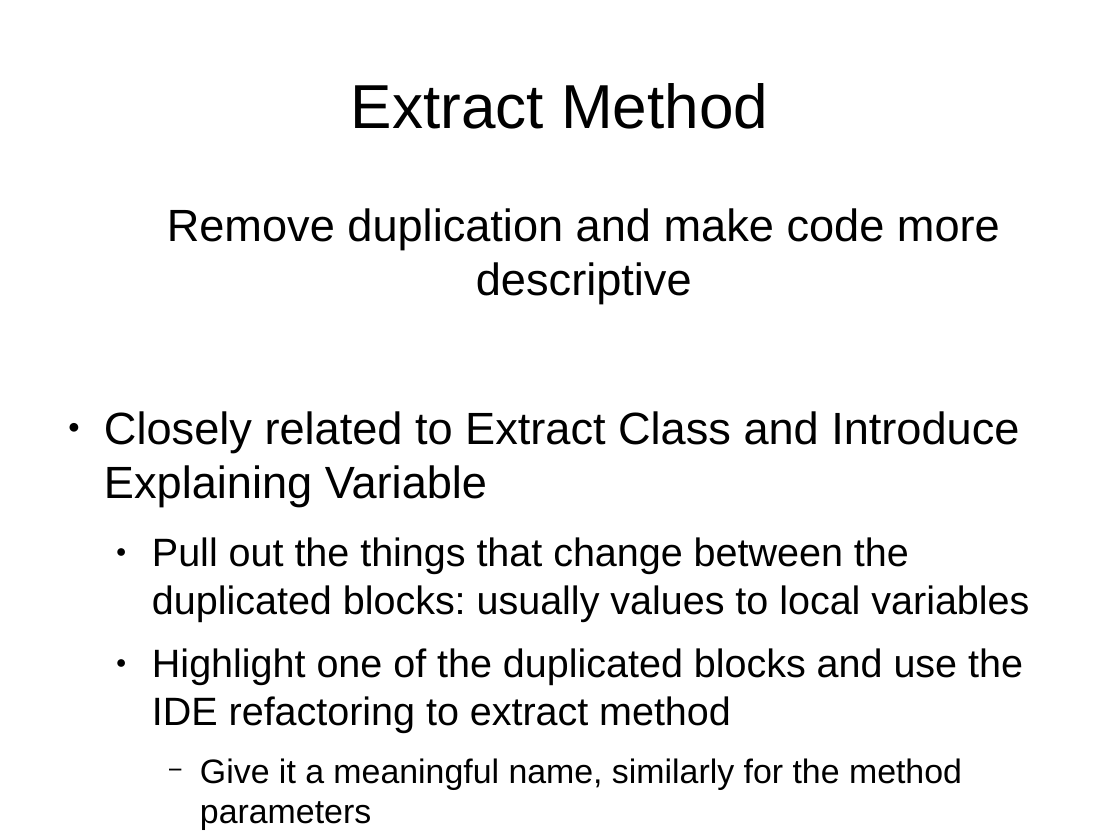
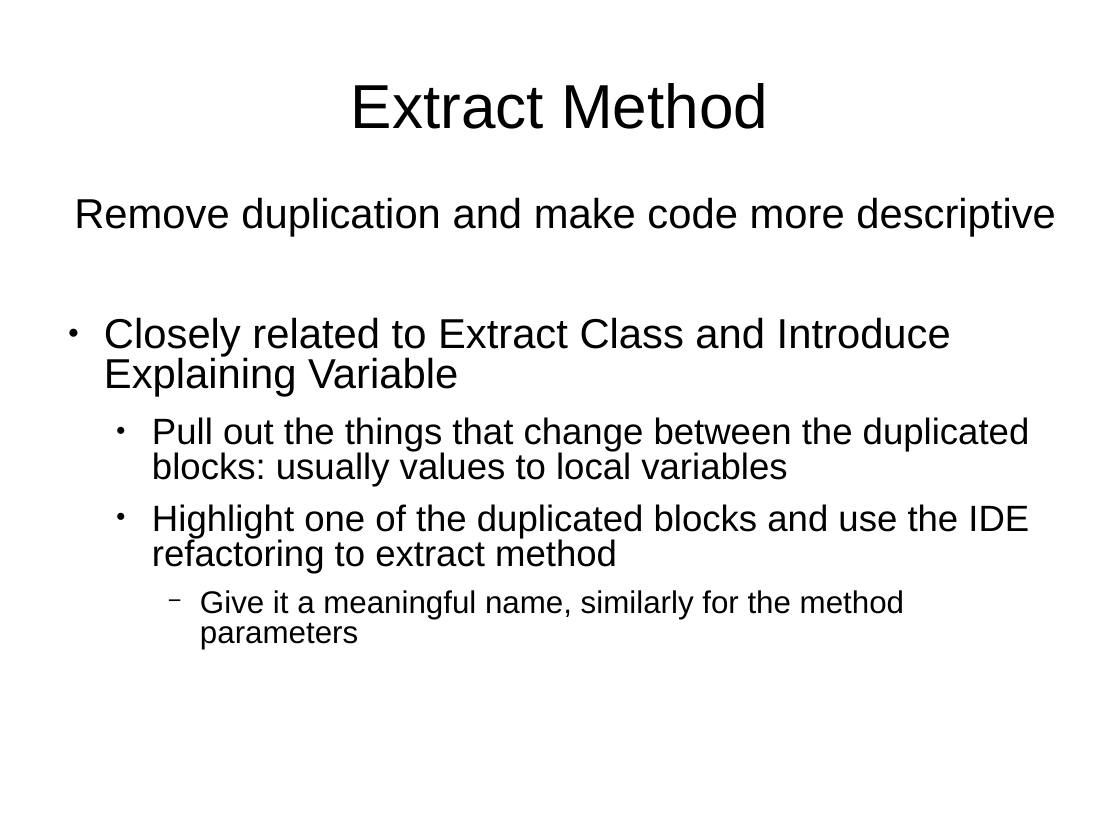
Before and after one commit to tonybaines/refactoring, a slide deck: slide 5 of Refactoring.odp. Drawn at 1120x840 pixels with LibreOffice and Linux fonts; fonts in the diff are those of the drawing. Boxes give left, top, right and bottom in pixels: in the first picture for what was removed or moved away, otherwise in the second. Text is boxed around its words. In the diff, an @@ line names an element or a change of style, - is before the commit and + after.

```diff
--- a/Refactoring.odp
+++ b/Refactoring.odp
@@ text "Remove duplication and make code ..." at (x1=74, y1=197, x2=1056, y2=649): size 32 to 29.6 pt in "Remove duplication and make code more descriptive", "Closely related to Extract Class and Introduce ..."; size 28 to 25.9 pt in "Pull out the things that change between ...", "Highlight one of the duplicated blocks and ..."; size 24 to 22.2 pt in "Give it a meaningful name, similarly for ..."; indent changed; line spacing 1 to 0.8 @@
```
Also in this commit, not shown: 4 other slides changed, 1 other file.
